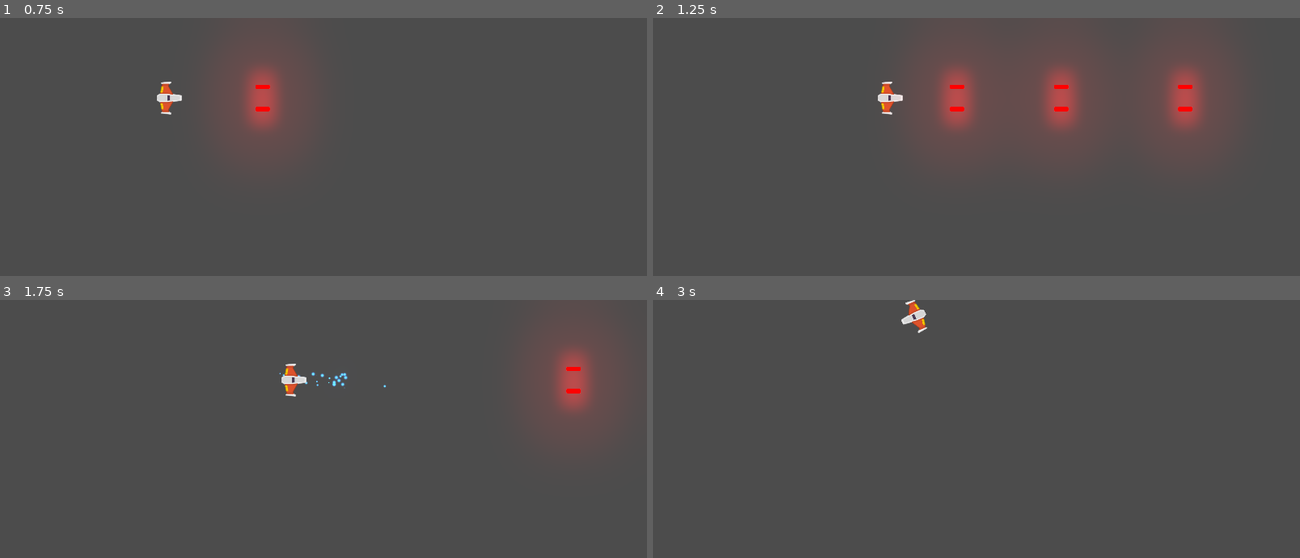
Above: before the commit, frames 1-4 (two rows, left to right).
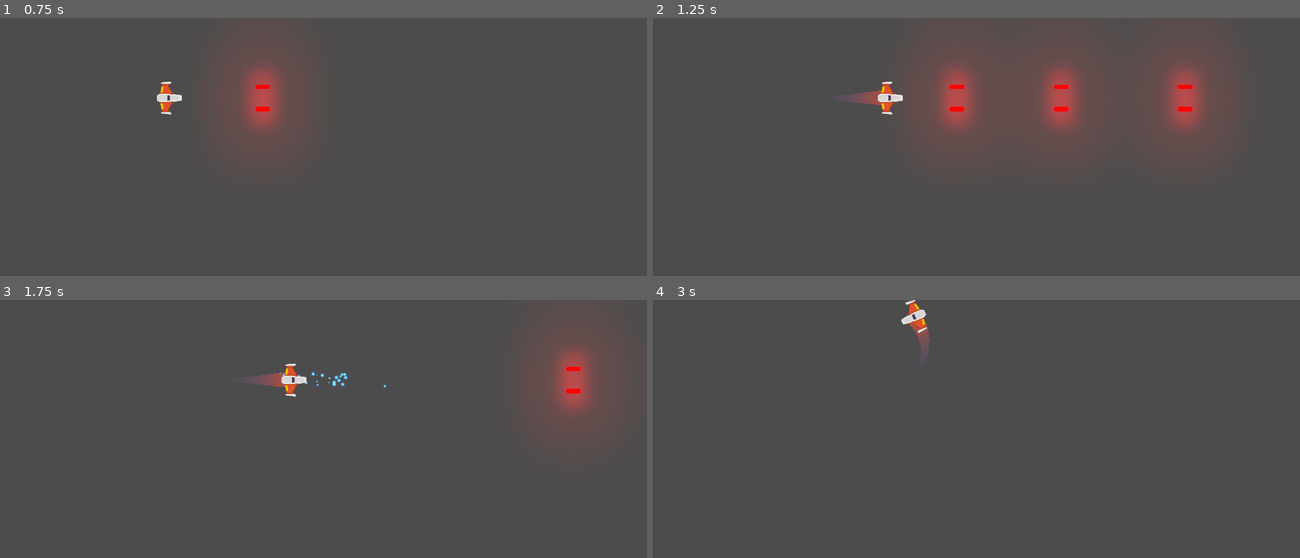
Above: after the commit, the same moments.

Repository: Elunneh/Juego-Meteo
Game: Godot game, scene res://Juego/Niveles/NivelTest.tscn
The game is run twice, just before and just after one commit, with the same random seed, the same clock (stepped at 60 frames per second) and the same inputs.
Inputs (mouse positions are in pixels of both pictures, inside the frame that each line leads up to):
- Up to frame 1 (0.75 s): tap Enter at 0.5 s; move the mouse to (465, 180) at 0.52 s; press the mouse at (465, 180) at 0.53 s; hold W (mover_adelante) from 0.53 s (still down)
- Up to frame 2 (1.25 s): keep holding W (mover_adelante)
- Up to frame 3 (1.75 s): move the mouse to (194, 498) at 1.27 s; release W (mover_adelante) at 1.28 s; release the mouse at (194, 498) at 1.28 s; hold S (mover_atras) from 1.28 s (still down); right-click (194, 498) at 1.35 s
- Up to frame 4 (3 s): move the mouse to (1041, 400) at 2.02 s; release S (mover_atras) at 2.03 s; hold A (rotar_antihorario) 2.03-2.78 s; hold W (mover_adelante) from 2.03 s (still down); move the mouse to (944, 552) at 2.77 s; tap D (rotar_horario) at 2.85 s

Frame 1 is identical in both runs. In frame 2, 0.2% of the frame differs, in the area x 30-36%, y 28-34%; in frame 3, 0.2%, in the area x 39-53%, y 28-34%; in frame 4, 0.1%.

Commit message:
Actualizado

Diff:
--- /dev/null
+++ b/Juego/Naves/Player/Estela/Trail2D.gd
@@ -0,0 +1,116 @@
+# Draws a 2D trail using Godot's `Line2D`.
+#
+# Instantiate `Trail2D` as a child of a moving node to use it. To control the color, width curve,
+# texture, or trail width, use parameters from the `Line2D` class.
+tool
+
+class_name Estela
+extends Line2D
+
+export var is_emitting := false setget set_emitting
+
+# Distance in pixels between vertices. A higher resolution leads to more details.
+export var resolution := 5.0
+# Life of each point in seconds before it is deleted.
+export var lifetime := 0.5
+# Maximum number of points allowed on the curve.
+export var max_points := 100
+
+# Optional path to the target node to follow. If not set, the instance follows its parent.
+export var target_path: NodePath
+
+var _points_creation_time := []
+var _last_point := Vector2.ZERO
+var _clock := 0.0
+var _offset := 0.0
+
+onready var target: Node2D = get_node_or_null(target_path)
+
+
+##Setter y Getters
+func set_max_points(valor:int)-> void:
+	max_points = valor
+
+
+
+func _ready() -> void:
+	if not target:
+		target = get_parent() as Node2D
+
+	if Engine.editor_hint:
+		set_process(false)
+		return
+
+	_offset = position.length()
+	set_as_toplevel(true)
+	clear_points()
+	position = Vector2.ZERO
+	_last_point = to_local(target.global_position) + calculate_offset()
+
+
+func _get_configuration_warning() -> String:
+	var warning := "Missing Target node: assign a Node that extends Node2D in the Target Path or make the Trail a child of a parent that extends Node2D"
+	if target:
+		warning = ""
+	return warning
+
+
+func _process(delta: float) -> void:
+	_clock += delta
+	remove_older()
+
+	if not is_emitting:
+		return
+
+	# Adding new points if necessary.
+	var desired_point := to_local(target.global_position)
+	var distance: float = _last_point.distance_to(desired_point)
+	if distance > resolution:
+		add_timed_point(desired_point, _clock)
+
+
+# Creates a new point and stores its creation time.
+func add_timed_point(point: Vector2, time: float) -> void:
+	add_point(point + calculate_offset())
+	_points_creation_time.append(time)
+	_last_point = point
+	if get_point_count() > max_points:
+		remove_first_point()
+
+
+# Calculates the offset of the trail from its target.
+func calculate_offset() -> Vector2:
+	return - 1.0 * polar2cartesian(1.0, target.rotation).rotated(- PI / 2) * _offset
+
+
+# Removes the first point in the line and the corresponding time.
+func remove_first_point() -> void:
+	if get_point_count() > 1:
+		remove_point(0)
+	_points_creation_time.pop_front()
+
+
+# Remove points older than `lifetime`.
+func remove_older() -> void:
+	for creation_time in _points_creation_time:
+		var delta = _clock - creation_time
+		if delta > lifetime:
+			remove_first_point()
+		# Points in `_points_creation_time` are ordered from oldest to newest so as soon as a point
+		# isn't older than `lifetime`, we know all remaining points should stay as well.
+		else:
+			break
+
+
+func set_emitting(emitting: bool) -> void:
+	is_emitting = emitting
+	if Engine.editor_hint:
+		return
+
+	if not is_inside_tree():
+		yield(self, "ready")
+
+	if is_emitting:
+		clear_points()
+		_points_creation_time.clear()
+		_last_point = to_local(target.global_position) + calculate_offset()
--- /dev/null
+++ b/Juego/Naves/Player/Estela/Trail2D.tscn
@@ -0,0 +1,17 @@
+[gd_scene load_steps=4 format=2]
+
+[ext_resource path="res://Juego/Naves/Player/Estela/Trail2D.gd" type="Script" id=1]
+
+[sub_resource type="Curve" id=1]
+_data = [ Vector2( 0, 0 ), 0.0, 1.0, 0, 1, Vector2( 1, 1 ), 1.0, 0.0, 1, 0 ]
+
+[sub_resource type="Gradient" id=2]
+colors = PoolColorArray( 0.294118, 0.356863, 0.670588, 0, 0.788235, 0.301961, 0.164706, 1 )
+
+[node name="Trail2D" type="Line2D"]
+points = PoolVector2Array( 0, 0, 32, 0 )
+width_curve = SubResource( 1 )
+default_color = Color( 1, 1, 1, 1 )
+gradient = SubResource( 2 )
+joint_mode = 2
+script = ExtResource( 1 )
--- a/Juego/Naves/Player/Player.gd
+++ b/Juego/Naves/Player/Player.gd
@@ -4,7 +4,7 @@
 ##Atributos export
 export var potencia_motor:int = 20
 export var potencia_rotacion: int = 280
-
+export var estela_maxima:int = 150
 
 ##Atributos
 var empuje:Vector2 = Vector2.ZERO
@@ -13,6 +13,9 @@
 ##Atributos Onready
 onready var canion:Canion = $Canion
 onready var laser:RayoLaser = $LaserBeam2D
+onready var estela:Estela = $EstelaPuntoInicio/Trail2D
+onready var motor_sfx: Motor = $MotorSFX
+
 ## Metodos
 func _integrate_forces(state: Physics2DDirectBodyState) ->void:
 	apply_central_impulse(empuje.rotated(rotation))
@@ -22,11 +25,22 @@
 	player_input()
 
 func _unhandled_input(event: InputEvent)-> void:
+
 	##disparo de rayo
 	if event.is_action_pressed("disparo_secundario"):
 		laser.set_is_casting(true)
 	if event.is_action_released("disparo_secundario"):
 		laser.set_is_casting(false)
+##control de Estela y sonido de Motor
+	if event.is_action_pressed("mover_adelante"):
+		estela.set_max_points(estela_maxima)
+		motor_sfx.sonido_on()
+
+	if event.is_action_pressed("mover_atras"):
+		estela.set_max_points(0)
+		motor_sfx.sonido_off()
+
+
 
 ## Metodos Custom
 func player_input() -> void:
--- a/Juego/Naves/Player/Player.tscn
+++ b/Juego/Naves/Player/Player.tscn
@@ -1,10 +1,12 @@
-[gd_scene load_steps=7 format=2]
+[gd_scene load_steps=9 format=2]
 
 [ext_resource path="res://Juego/Naves/Player/player_orange.png" type="Texture" id=1]
 [ext_resource path="res://Juego/Naves/Player/MaterialFisico.tres" type="PhysicsMaterial" id=2]
 [ext_resource path="res://Juego/Naves/Player/Player.gd" type="Script" id=3]
 [ext_resource path="res://Juego/Proyectiles/Canion.tscn" type="PackedScene" id=4]
 [ext_resource path="res://Juego/LaseBeam/LaserBeam2D.tscn" type="PackedScene" id=5]
+[ext_resource path="res://Juego/Naves/Player/Estela/Trail2D.tscn" type="PackedScene" id=6]
+[ext_resource path="res://Juego/Naves/Player/Sonidos/MotorSFX.tscn" type="PackedScene" id=7]
 
 [sub_resource type="CircleShape2D" id=1]
 radius = 37.0115
@@ -37,6 +39,19 @@
 position = Vector2( 0, 33 )
 
 [node name="LaserBeam2D" parent="." instance=ExtResource( 5 )]
-position = Vector2( 35.8672, 0 )
+position = Vector2( 35.8672, -0.23597 )
+
+[node name="EstelaPuntoInicio" type="Position2D" parent="."]
+position = Vector2( 0.00481033, 0 )
+
+[node name="Trail2D" parent="EstelaPuntoInicio" instance=ExtResource( 6 )]
+points = PoolVector2Array( 0, 0, 60, 0 )
+width = 50.0
+is_emitting = true
+lifetime = 0.6
+max_points = 150
+target_path = NodePath("..")
+
+[node name="MotorSFX" parent="." instance=ExtResource( 7 )]
 
 [editable path="Canion"]
--- /dev/null
+++ b/Juego/Naves/Player/Sonidos/MotorSFX.gd
@@ -0,0 +1,26 @@
+class_name Motor
+extends AudioStreamPlayer2D
+
+export var tiempo_transicion: float = 0.4
+export var volumen_apagado: float = -40.0
+
+onready var tween_sonido: Tween = $Tween
+
+var volumen_original: float
+
+func _ready() -> void:
+	volumen_original = volume_db
+	volume_db = volumen_apagado
+
+
+func sonido_on() -> void:
+	if not playing:
+		play()
+	efecto_transicion(volume_db, volumen_original)
+
+func sonido_off() -> void:
+	efecto_transicion(volume_db, volumen_apagado)
+
+func efecto_transicion(desde_vol: float, hasta_vol: float) -> void:
+	tween_sonido.interpolate_property(self, "volume_db", desde_vol, hasta_vol, tiempo_transicion, Tween.TRANS_LINEAR, Tween.EASE_OUT_IN)
+	tween_sonido.start()
--- /dev/null
+++ b/Juego/Naves/Player/Sonidos/MotorSFX.tscn
@@ -0,0 +1,13 @@
+[gd_scene load_steps=3 format=2]
+
+[ext_resource path="res://Juego/Naves/Player/thrusterFireMotor.ogg" type="AudioStream" id=1]
+[ext_resource path="res://Juego/Naves/Player/Sonidos/MotorSFX.gd" type="Script" id=2]
+
+[node name="MotorSFX" type="AudioStreamPlayer2D"]
+stream = ExtResource( 1 )
+bus = "SFX"
+script = ExtResource( 2 )
+tiempo_transicion = 1.0
+volumen_apagado = -10.0
+
+[node name="Tween" type="Tween" parent="."]
--- a/project.godot
+++ b/project.godot
@@ -13,6 +13,16 @@
 "class": "Canion",
 "language": "GDScript",
 "path": "res://Juego/Proyectiles/Canion.gd"
+}, {
+"base": "Line2D",
+"class": "Estela",
+"language": "GDScript",
+"path": "res://Juego/Naves/Player/Estela/Trail2D.gd"
+}, {
+"base": "AudioStreamPlayer2D",
+"class": "Motor",
+"language": "GDScript",
+"path": "res://Juego/Naves/Player/Sonidos/MotorSFX.gd"
 }, {
 "base": "Node2D",
 "class": "Nivel",
@@ -36,6 +46,8 @@
 } ]
 _global_script_class_icons={
 "Canion": "",
+"Estela": "",
+"Motor": "",
 "Nivel": "",
 "Player": "",
 "Proyectil": "",
Not shown, added: Juego/Naves/Player/thrusterFireMotor.ogg.import
Not shown, added: Juego/Naves/Player/thrusterFireMotor.ogg
